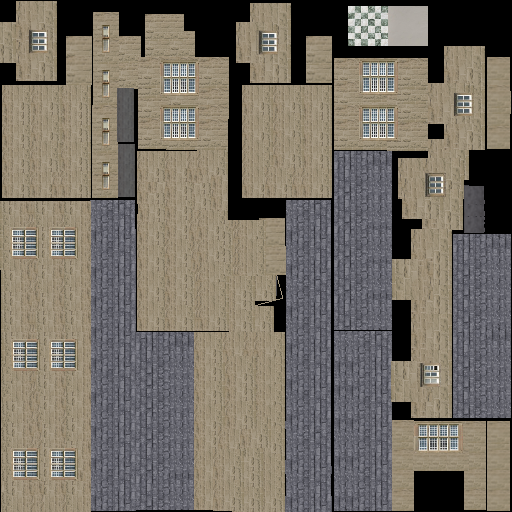
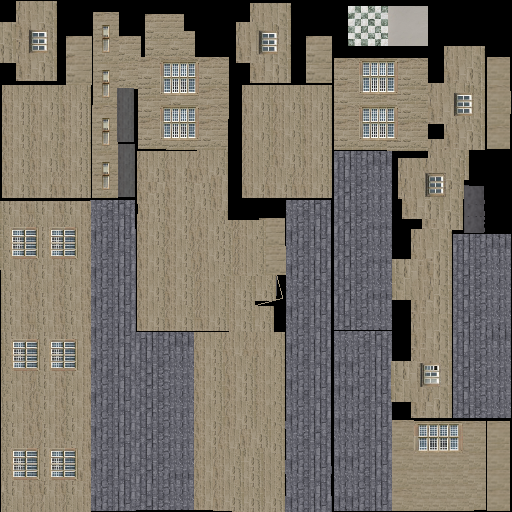
Layers edited between the first and the second 512×512 image:
painted on "Layer 3" over [left=398, top=470, right=482, bottom=511]
